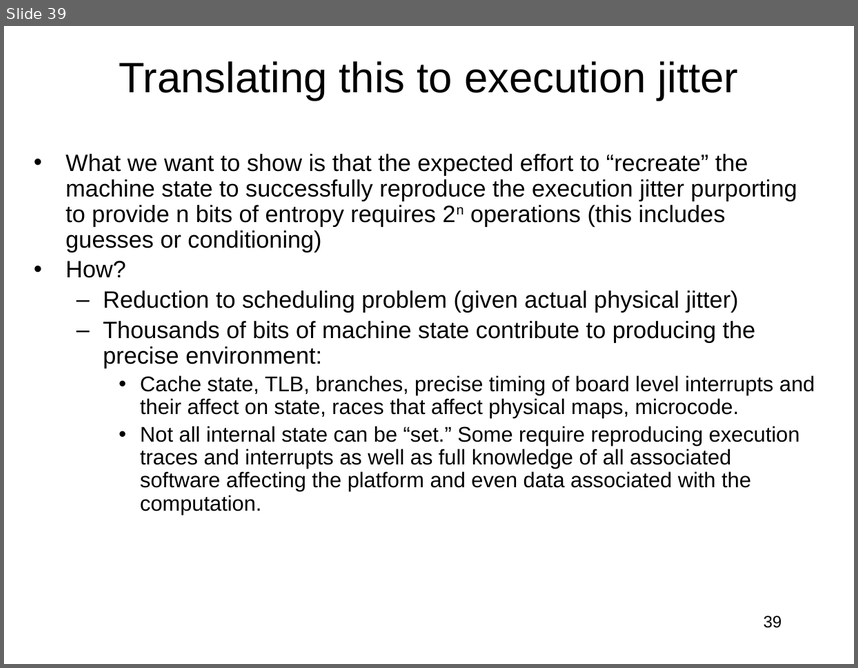
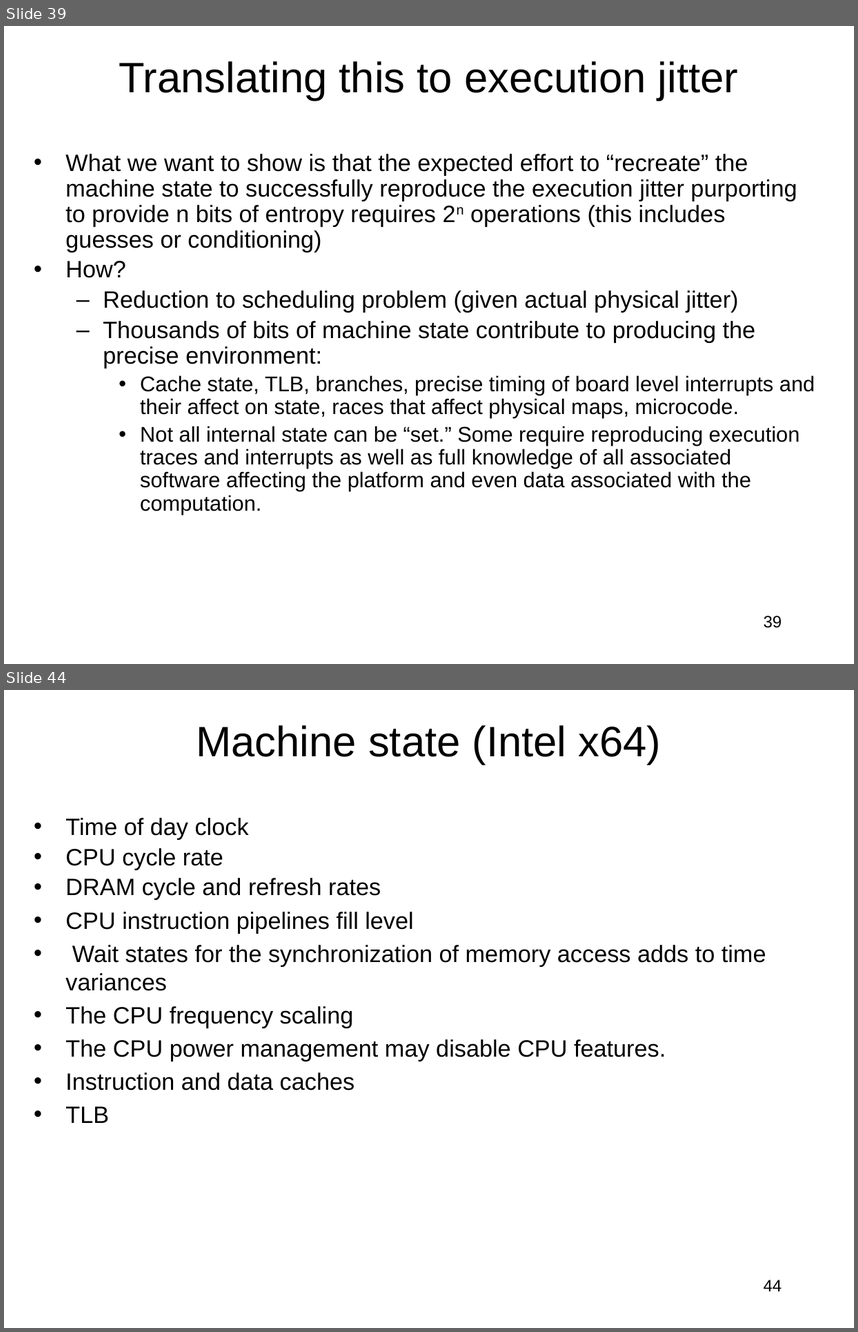
Before and after one commit to jlmucb/class_notes, a slide deck: BerkeleyClass/CS290Spring2013/Lectures/entropy_talk.pptx. Shown one above the other, each under a label of ours: slide 39 before the commit, slides 39 and 44 after it; the slides between them are not shown. The pictures are 858x668 and 858x1332 pixels, drawn with LibreOffice and Linux fonts; fonts in the diff are those of the drawing. Boxes give left, top, right and bottom in pixels: in the first picture for what was removed or moved away, otherwise in the second. Text is boxed around its words. In the diff, an @@ line names an element or a change of style, - is before the commit and + after.

```diff
--- a/BerkeleyClass/CS290Spring2013/Lectures/entropy_talk.pptx
+++ b/BerkeleyClass/CS290Spring2013/Lectures/entropy_talk.pptx
@@ slide 44 added at (x1=4, y1=690, x2=854, y2=1328), background #FFFFFF @@
@@ title added at (x1=196, y1=725, x2=662, y2=765), 36 pt, text #000000 @@
+Machine state (Intel x64)
@@ text added at (x1=65, y1=818, x2=766, y2=1123), 20 pt, text #000000 @@
+• Time of day clock
+• CPU cycle rate
+• DRAM cycle and refresh rates
+• CPU instruction pipelines fill level
+• Wait states for the synchronization of memory access adds to time variances
+• The CPU frequency scaling
+• The CPU power management may disable CPU features.
+• Instruction and data caches
+• TLB
@@ page number added at (x1=764, y1=1279, x2=782, y2=1291), 14 pt, text #000000 @@
+44
```
Also in this commit, not shown: 5 other slides added.
